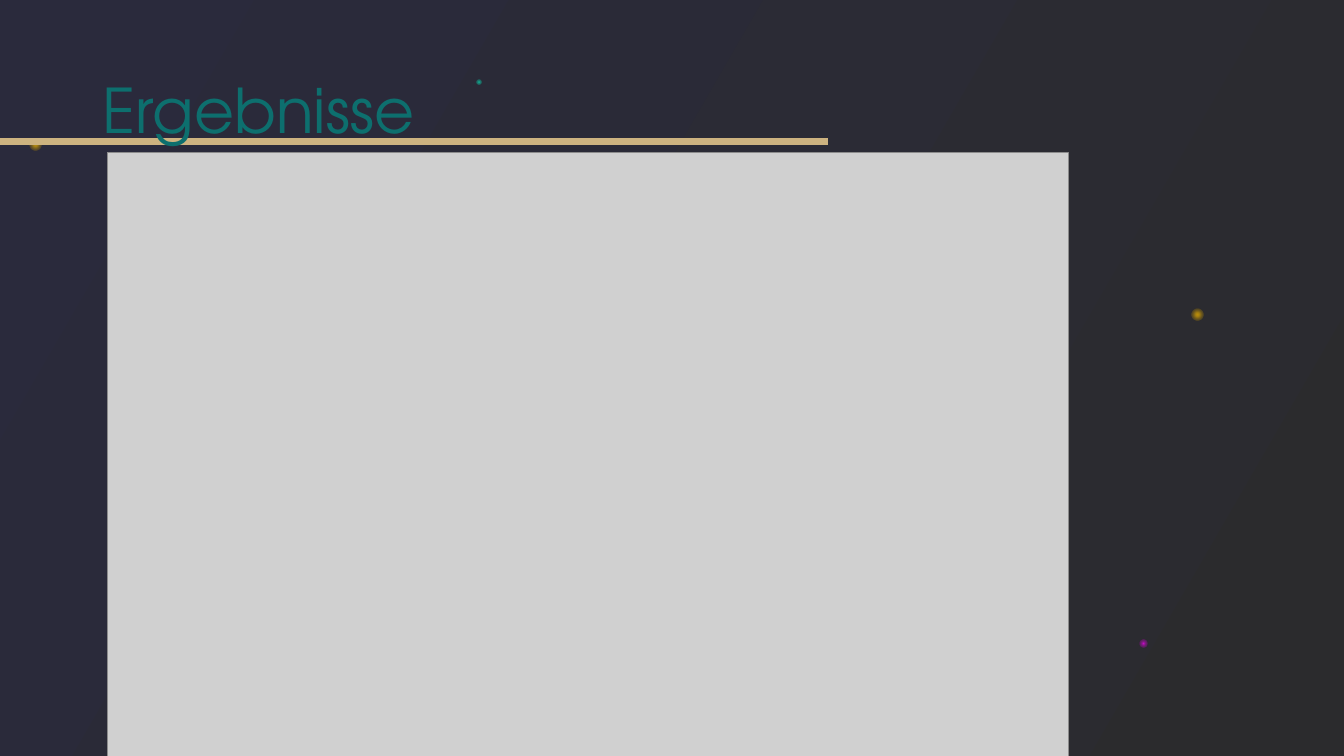
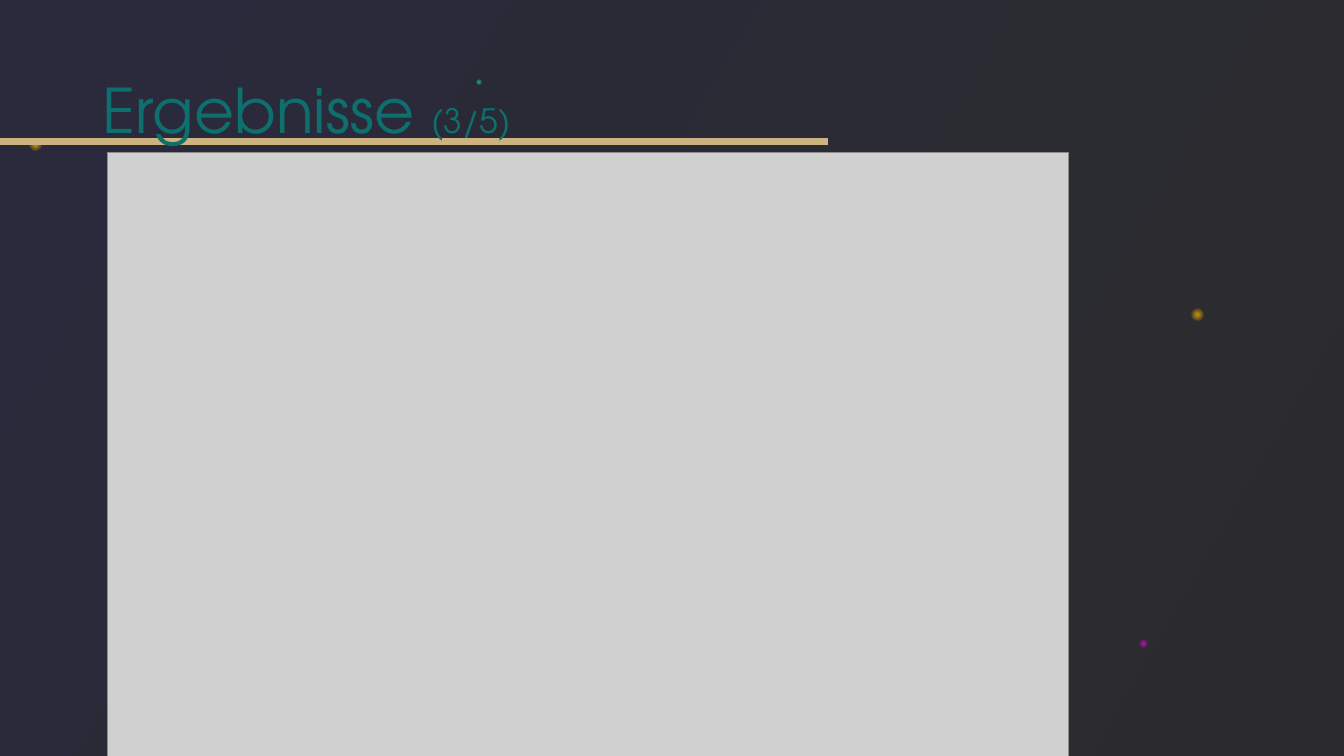
Before and after one commit to tlahmann/mci-af, a slide deck: slide 16 of presentation/Resync Studie.pptx. Drawn at 1344x756 pixels with LibreOffice and Linux fonts; fonts in the diff are those of the drawing; grey boxes stand for pictures. Boxes give left, top, right and bottom in pixels: in the first picture for what was removed or moved away, otherwise in the second. Text is boxed around its words. In the diff, an @@ line names an element or a change of style, - is before the commit and + after.

```diff
--- a/presentation/Resync Studie.pptx
+++ b/presentation/Resync Studie.pptx
@@ title at (102,88,510,162): text changed @@
-Ergebnisse
+Ergebnisse (3/5)
```
Also in this commit, not shown: 9 other slides changed.
